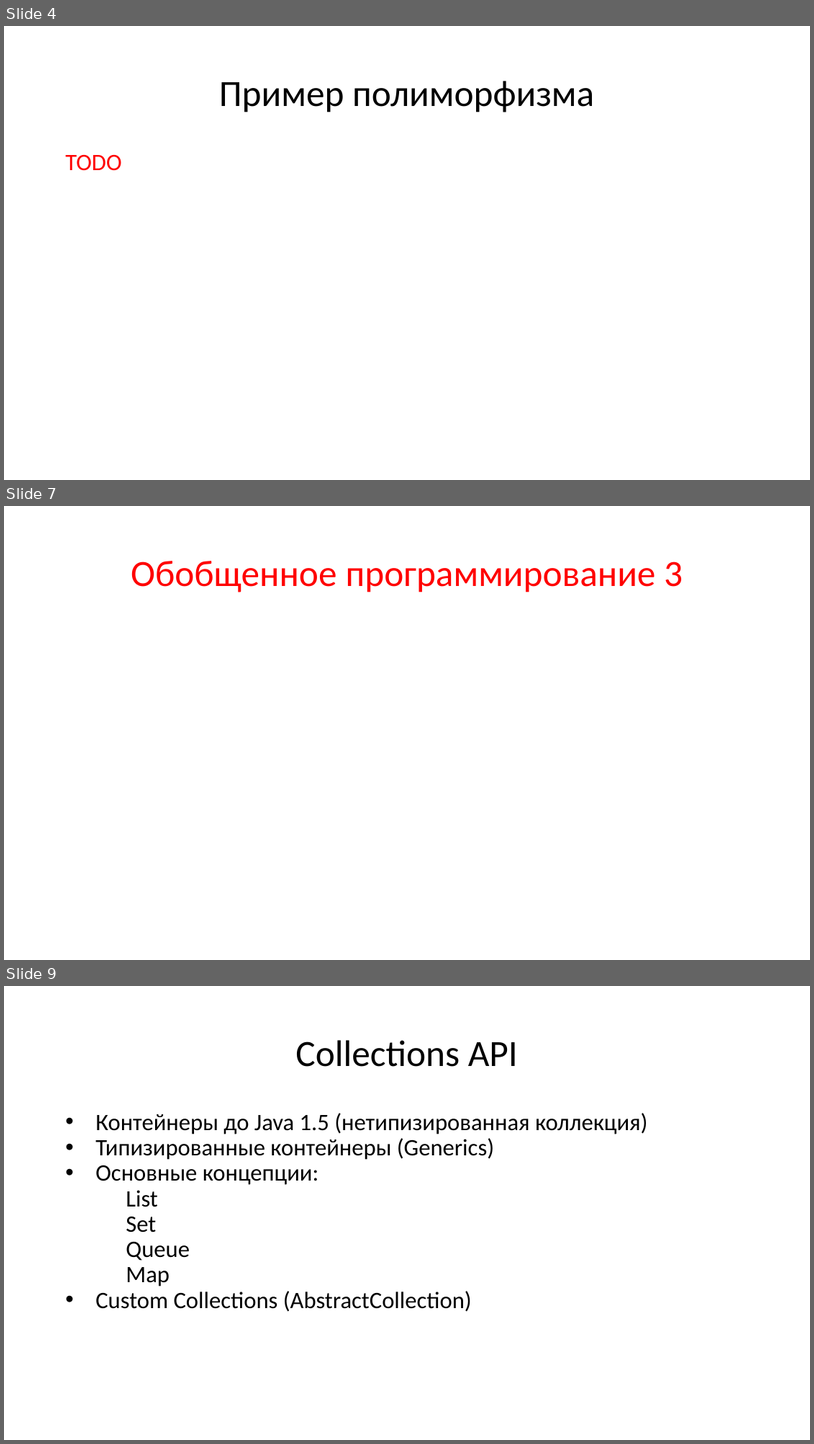
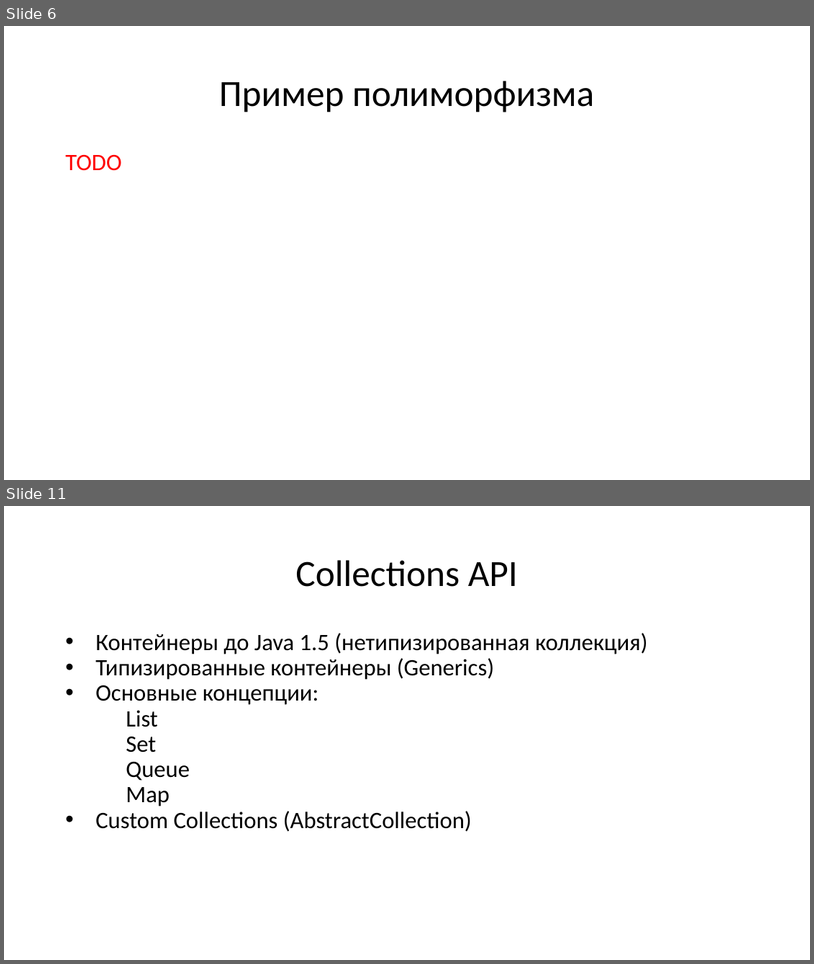
Before and after one commit to di-zhur/checkers, a slide deck: Java Core 2.pptx. Shown one above the other, each under a label of ours: slides 4, 7 and 9 before the commit, slides 6 and 11 after it; the slides between them are not shown. The pictures are 814x1444 and 814x964 pixels, drawn with LibreOffice and Linux fonts; fonts in the diff are those of the drawing. Boxes give left, top, right and bottom in pixels: in the first picture for what was removed or moved away, otherwise in the second. Text is boxed around its words. In the diff, an @@ line names an element or a change of style, - is before the commit and + after.

```diff
--- a/Java Core 2.pptx
+++ b/Java Core 2.pptx
@@ slide 7 removed at [4,506,810,960], background #FFFFFF @@
@@ title removed at [131,561,683,592] @@
-Обобщенное программирование 3
@@ what was slide 4 is now slide 6 @@
@@ what was slide 9 is now slide 11 @@
```
Also in this commit, not shown: 6 slides changed, 6 slides added, 6 other slides removed.
